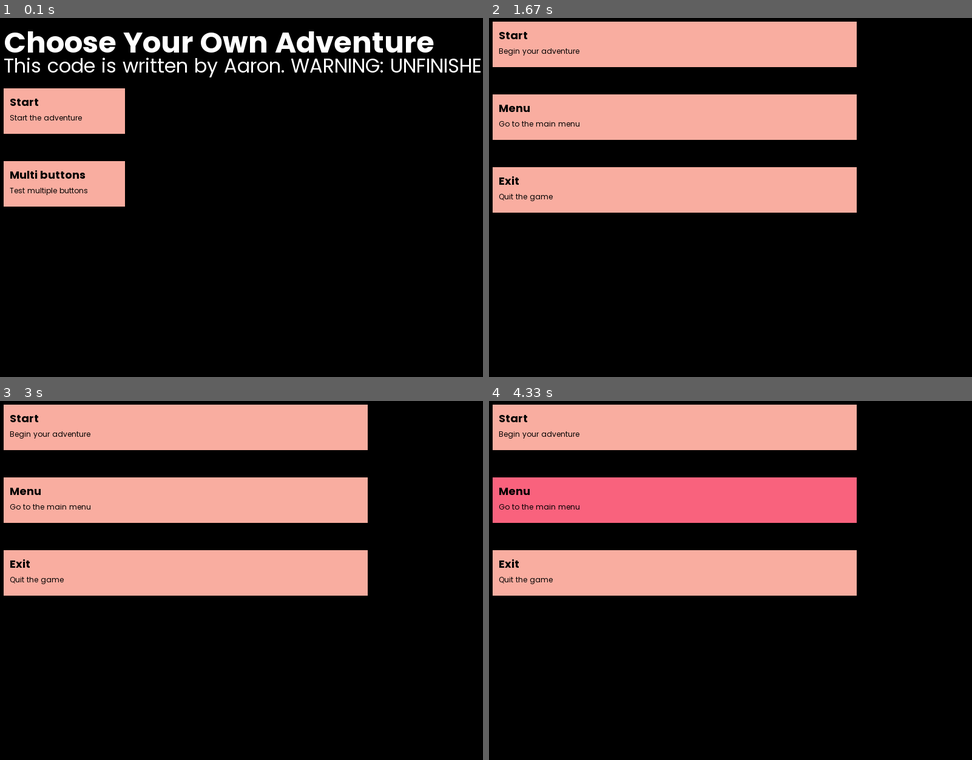
Above: before the commit, frames 1-4 (two rows, left to right).
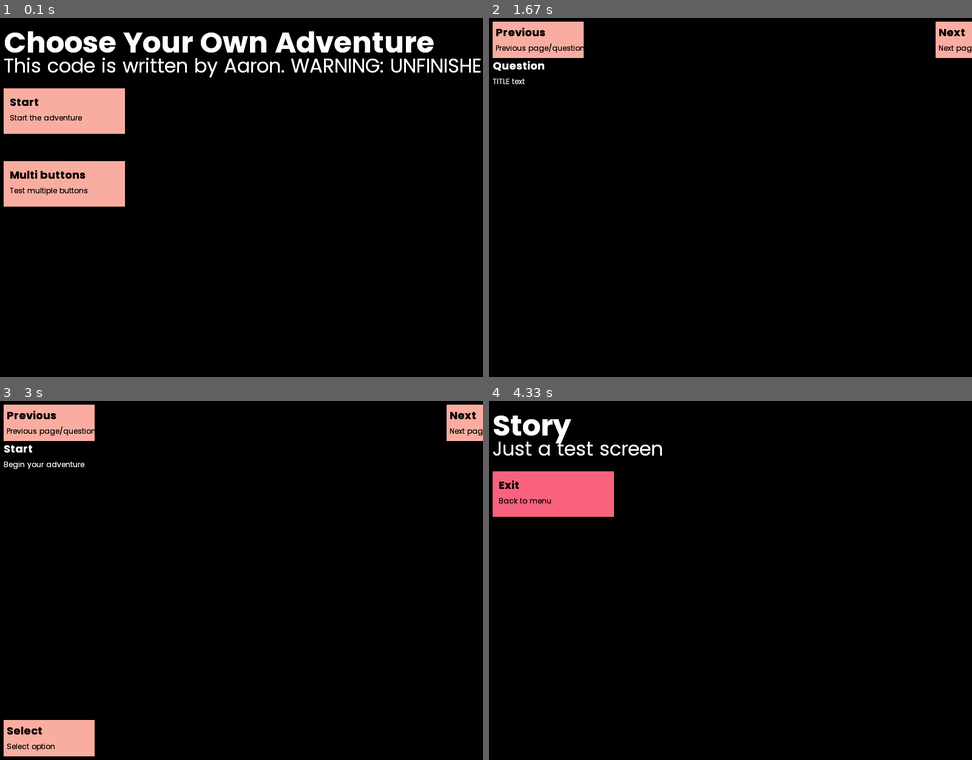
Above: after the commit, the same moments.

Repository: prawny-boy/Choose_Your_Own_Adventure
Game: pygame game, started from Pygame/pygame_CYOA.py
The game is run twice, just before and just after one commit, with the same random seed, the same clock (stepped at 60 frames per second) and the same inputs.
Inputs (mouse positions are in pixels of both pictures, inside the frame that each line leads up to):
- Up to frame 1 (0.1 s): no input
- Up to frame 2 (1.67 s): click "Multi buttons" at 0.38 s; click (952, 39) at 0.88 s, where only the run after the commit has a clickable "Next"; click (575, 283) at 1.22 s
- Up to frame 3 (3 s): click (463, 422) at 2.05 s, where only the run after the commit has a clickable "Next"; click (241, 623) at 2.38 s
- Up to frame 4 (4.33 s): click (537, 738) at 3.72 s, where only the run after the commit has a clickable "Select"; right-click (585, 508) at 4.05 s

The runs differ from the first frame. In frame 1, 0.9% of the frame differs, in the area x 0-100%, y 3-50%; in frame 2, 28%; in frame 3, 30%, in the area x 0-100%, y 1-99%; in frame 4, 27%.

Commit message:
Fixed pConvertFileName.
Made draw_text work with multiple lines

Added create_multiple_buttons pages mode, to display the options as different pages if there is a lot of text.

Diff:
--- a/Pygame/pygame_CYOA.py
+++ b/Pygame/pygame_CYOA.py
@@ -47,10 +47,10 @@
 
 # Fonts
 ## Poppins
-font_poppins =  pygame.font.Font(pConvertFileName("Choose_Your_Own_Adventure/Pygame/Fonts/PoppinsRegular.ttf"), 32)
-font_poppins_bold =  pygame.font.Font(pConvertFileName("Choose_Your_Own_Adventure/Pygame/Fonts/PoppinsBold.ttf"), 48)
-font_poppins_small =  pygame.font.Font(pConvertFileName("Choose_Your_Own_Adventure/Pygame/Fonts/PoppinsRegular.ttf"), 12)
-font_poppins_bold_small =  pygame.font.Font(pConvertFileName("Choose_Your_Own_Adventure/Pygame/Fonts/PoppinsBold.ttf"), 18)
+font_poppins =  pygame.font.Font(pConvertFileName("Pygame/Fonts/PoppinsRegular.ttf"), 32)
+font_poppins_bold =  pygame.font.Font(pConvertFileName("Pygame/Fonts/PoppinsBold.ttf"), 48)
+font_poppins_small =  pygame.font.Font(pConvertFileName("Pygame/Fonts/PoppinsRegular.ttf"), 12)
+font_poppins_bold_small =  pygame.font.Font(pConvertFileName("Pygame/Fonts/PoppinsBold.ttf"), 18)
     # POPPINS FONT CREDITS
         # Poppins
         # Designed by Indian Type Foundry, Jonny Pinhorn, Ninad Kale
@@ -60,6 +60,7 @@
 frame_rate = 30 # The frame rate of the game, recommended to be 30
 button_cooldown = 500 # The cooldown of the button, in miliseconds, which makes a cooldown for the button after it is pressed
 button_cooldown_end = 0 # The cooldown end of the button, keep this at zero, unless you want to make a cooldown at the start of the game
+current_page = 0 # current page of create_multiple_buttons. keep at zero
 
 # CLASSES ------------------------------------------------------------------------------------------------------
 
@@ -78,7 +79,7 @@
     sys.exit()
 
 # Display text on the screen
-def draw_text(text, x, y, colour=colour_black, font=font_poppins):
+def draw_text(text, x, y, colour=colour_black, font=font_poppins, line_spacing=5):
     """
     Draw text on the screen.
 
@@ -106,6 +107,15 @@
         text_surface = font_poppins.render(text, True, colour)
     text_rect = text_surface.get_rect(topleft=(x, y))
     screen.blit(text_surface, text_rect)
+
+    # Split text into lines at newline characters
+    lines = text.split('\n')
+
+    for line in lines:
+        text_surface = font.render(line, True, colour)
+        text_rect = text_surface.get_rect(topleft=(x, y))
+        screen.blit(text_surface, text_rect)
+        y += text_surface.get_height() + line_spacing  # Move down for the next line
 
 # Create buttons for choices
 def create_button(x=10, y=120, w=200, h=75,
@@ -171,7 +181,10 @@
                             x_offset=0, y_offset=0,
                             heading_text_colour=colour_black, heading_text_font=font_poppins_bold_small,
                             body_text_colour=colour_black, body_text_font=font_poppins_small,
-                            button_colour=colour1_melon, hover_colour=colour1_bright_pink_crayola):
+                            button_colour=colour1_melon, hover_colour=colour1_bright_pink_crayola,
+                            pages=False, next_page_button_settings=(740, 10, 150, 60, 5, "Next", colour_black, font_poppins_bold_small, "Next page/question", 30, colour_black, font_poppins_small, colour1_melon, colour1_bright_pink_crayola),
+                            previous_page_button_settings=(10, 10, 150, 60, 5, "Previous", colour_black, font_poppins_bold_small, "Previous page/question", 30, colour_black, font_poppins_small, colour1_melon, colour1_bright_pink_crayola),
+                            select_page_button_settings=(10, 530, 150, 60, 5, "Select", colour_black, font_poppins_bold_small, "Select option", 30, colour_black, font_poppins_small, colour1_melon, colour1_bright_pink_crayola)):
 
     """
     Create multiple buttons with headings and subheadings.
@@ -210,24 +223,52 @@
     Returns
     -------
     int
-        The index (starting from 1) of the button that was clicked, or -1 if no button was clicked.
-    """
-
-    global button_cooldown_end
-    for index, (heading_text, body_text) in enumerate(button_text_list):
-        # Calculate position for each button based on index and offsets
-        button_x = x + index * x_offset # Start from x and add index * x_offset
-        button_y = y + index * y_offset # Start from y and add index * y_offset
-
-        # Call create_button function for each button
-        clicked = create_button(button_x, button_y, w, h,
-                                text_padding=text_padding,
-                                heading_text=heading_text, heading_text_colour=heading_text_colour, heading_text_font=heading_text_font,
-                                body_text=body_text, body_text_offset=30, body_text_colour=body_text_colour, body_text_font=body_text_font,
-                                button_colour=button_colour, hover_colour=hover_colour)
-
-        if clicked:
-            return index + 1 # Return the index (starting from 1) of the clicked button
+        The index (starting from 1) of the button that was clicked.
+    bool
+        False if the button is not clicked.
+    """
+
+    global button_cooldown_end, current_page
+    if pages == False:
+        for index, (heading_text, body_text) in enumerate(button_text_list):
+            # Calculate position for each button based on index and offsets
+            button_x = x + index * x_offset # Start from x and add index * x_offset
+            button_y = y + index * y_offset # Start from y and add index * y_offset
+
+            # Call create_button function for each button
+            clicked = create_button(button_x, button_y, w, h,
+                                    text_padding=text_padding,
+                                    heading_text=heading_text, heading_text_colour=heading_text_colour, heading_text_font=heading_text_font,
+                                    body_text=body_text, body_text_offset=30, body_text_colour=body_text_colour, body_text_font=body_text_font,
+                                    button_colour=button_colour, hover_colour=hover_colour)
+
+            if clicked:
+                return index + 1 # Return the index (starting from 1) of the clicked button
+
+    elif pages == True:
+        page_amount = len(button_text_list)
+
+        # next button
+        next_button_clicked = create_button(*next_page_button_settings)
+        # previous button
+        previous_button_clicked = create_button(*previous_page_button_settings)
+
+        if current_page == 0:
+            display_heading(title="Question", title_colour=heading_text_colour, title_pos=(x, y), title_font=heading_text_font,
+                            subtext=button_text_list[0], subtext_colour=body_text_colour, subtext_pos=(x, y+y_offset), subtext_font=body_text_font)
+        else:
+            display_heading(title=button_text_list[current_page][0], title_colour=heading_text_colour, title_pos=(x, y), title_font=heading_text_font,
+                            subtext=button_text_list[current_page][1], subtext_colour=body_text_colour, subtext_pos=(x, y+y_offset), subtext_font=body_text_font)
+
+            clicked = create_button(*select_page_button_settings)
+
+            if clicked:
+                return current_page # Return the index (starting from 1) of the clicked button
+
+        if next_button_clicked and current_page < page_amount - 1: current_page += 1
+
+        if previous_button_clicked and current_page > 0: current_page -= 1
+
     return False  # Return False if no button was clicked
 
 # Display heading function
@@ -298,11 +339,50 @@
     elif game_state == "multi buttons":
         screen.fill(colour_black) # clear the display
 
+        sample_text = """
+    Create a button for choices in the game.
+
+    Parameters
+    ----------
+    x : int
+        The x-coordinate of the button.
+    y : int
+        The y-coordinate of the button.
+    w : int
+        The width of the button.
+    h : int
+        The height of the button.
+    heading_text : str, optional
+        The heading text of the button. Default is "Button".
+    heading_text_colour : tuple, optional
+        The colour of the heading text. Default is black.
+    heading_text_font : pygame.font.Font, optional
+        The font of the heading text. Default is font_poppins_bold_small.
+    body_text : str, optional
+        The body text of the button. Default is "Body text".
+    body_text_offset : int, optional
+        The offset of the body text from the top of the button. Default is 30.
+    body_text_colour : tuple, optional
+        The colour of the body text. Default is black.
+    body_text_font : pygame.font.Font, optional
+        The font of the body text. Default is font_poppins_small.
+    button_colour : tuple, optional
+        The colour of the button. Default is melon.
+    hover_colour : tuple, optional
+        The colour of the button when hovered over. Default is bright pink crayola.
+
+    Returns
+    -------
+    bool
+        True if the button is clicked, False otherwise.
+    """
+
+
         # Example button list
-        button_texts = [("Start", "Begin your adventure"), ("Menu", "Go to the main menu"), ("Exit", "Quit the game")]
+        button_texts = ["TITLE text", ("Start", "Begin your adventure"), ("Menu", "Go to the main menu"), ("Exit", "Exit the game"), ("Testing", sample_text)]
 
         # Inside the game loop
-        clicked_button = create_multiple_buttons(button_text_list=button_texts, x=10, y=10, w=600, h=75, x_offset=0, y_offset=120)
+        clicked_button = create_multiple_buttons(button_text_list=button_texts, pages=True, x=10, y=70, y_offset=30, heading_text_colour=colour_white, body_text_colour=colour_white)
 
         if clicked_button == 1:
             game_state = "story"
